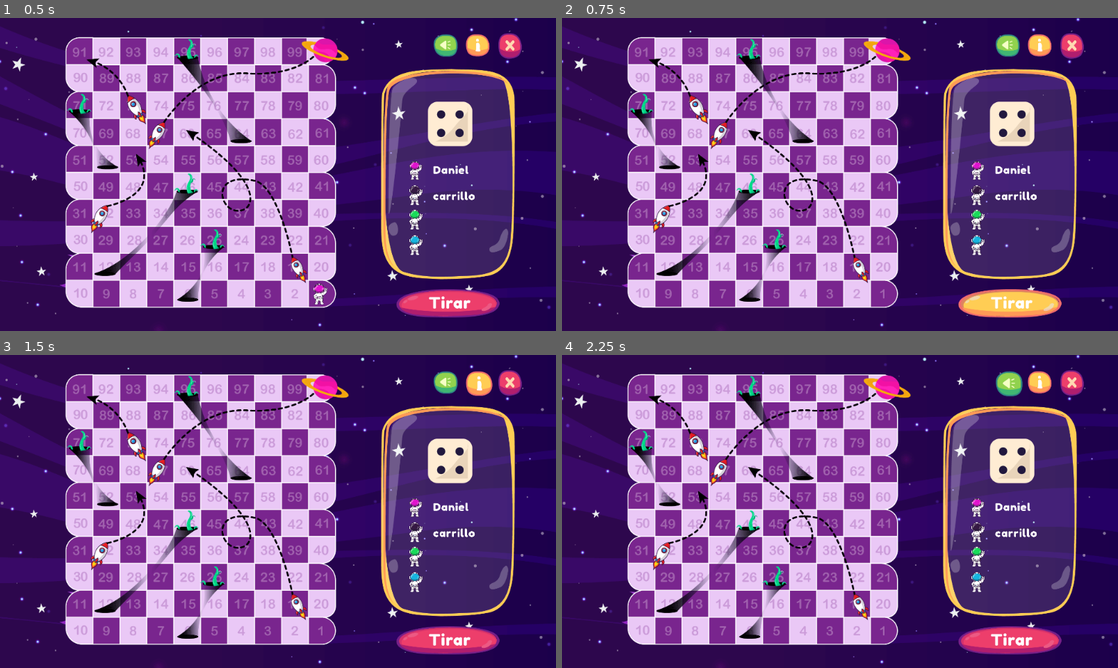
Above: before the commit, frames 1-4 (two rows, left to right).
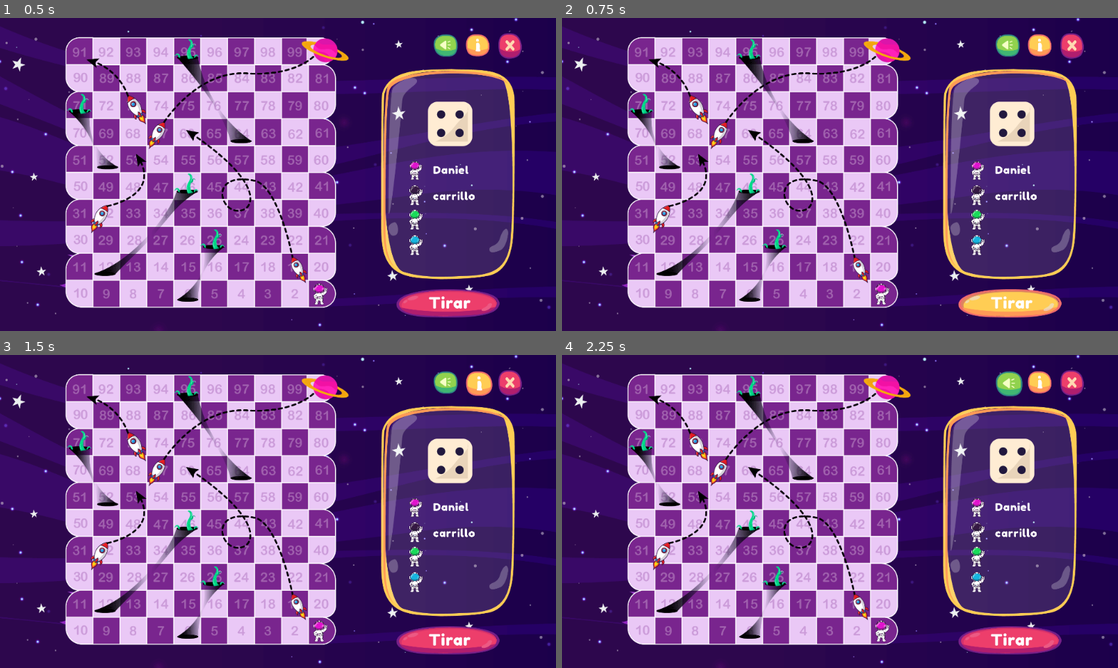
Above: after the commit, the same moments.

Repository: carrilloycardenas/Carrera-espacial
Game: Godot game, scene res://tablero/tablero.tscn
The game is run twice, just before and just after one commit, with the same random seed, the same clock (stepped at 60 frames per second) and the same inputs. The project has no main scene, so this scene is started directly.
Inputs (mouse positions are in pixels of both pictures, inside the frame that each line leads up to):
- Up to frame 1 (0.5 s): no input
- Up to frame 2 (0.75 s): click (1012, 302) at 0.5 s
- Up to frame 3 (1.5 s): click (478, 383) at 1.25 s
- Up to frame 4 (2.25 s): click (1006, 383) at 2 s

Frame 1 is identical in both runs. In frame 2, 0.1% of the frame differs, in the area x 56-59%, y 84-92%; in frame 3, 0.1%; in frame 4, 0.1%.

Commit message:
Update astro1.gd

Diff:
--- a/sprites/astro1.gd
+++ b/sprites/astro1.gd
@@ -4,22 +4,22 @@
 # Declare member variables here. Examples:
 # var a = 2
 # var b = "text"
-var currPos = [0,0]
+var currPos = [576,552]
 
 # Called when the node enters the scene tree for the first time.
 func _input(event):
 	if event.is_action_pressed("ui_right"):
-		currPos[0] += 32
-		get_node("Sprite").look_at(self.position + Vector2(1,0))
+		currPos[0] += 50
+		#get_node("Sprite").look_at(self.position + Vector2(1,0))
 	elif event.is_action_pressed("ui_left"):
-		currPos[0] -= 32
-		get_node("Sprite").look_at(self.position + Vector2(-1,0))
+		currPos[0] -= 50
+		#get_node("Sprite").look_at(self.position + Vector2(-1,0))
 	elif event.is_action_pressed("ui_up"):
-		currPos[1] -= 32
-		get_node("Sprite").look_at(self.position + Vector2(0,-1))
+		currPos[1] -= 50
+		#get_node("Sprite").look_at(self.position + Vector2(0,-1))
 	elif event.is_action_pressed("ui_down"):
-		currPos[1] += 32
-		get_node("Sprite").look_at(self.position + Vector2(0,1))
+		currPos[1] += 50
+		#get_node("Sprite").look_at(self.position + Vector2(0,1))
 
 	self.position = Vector2(currPos[0], currPos[1])
 
